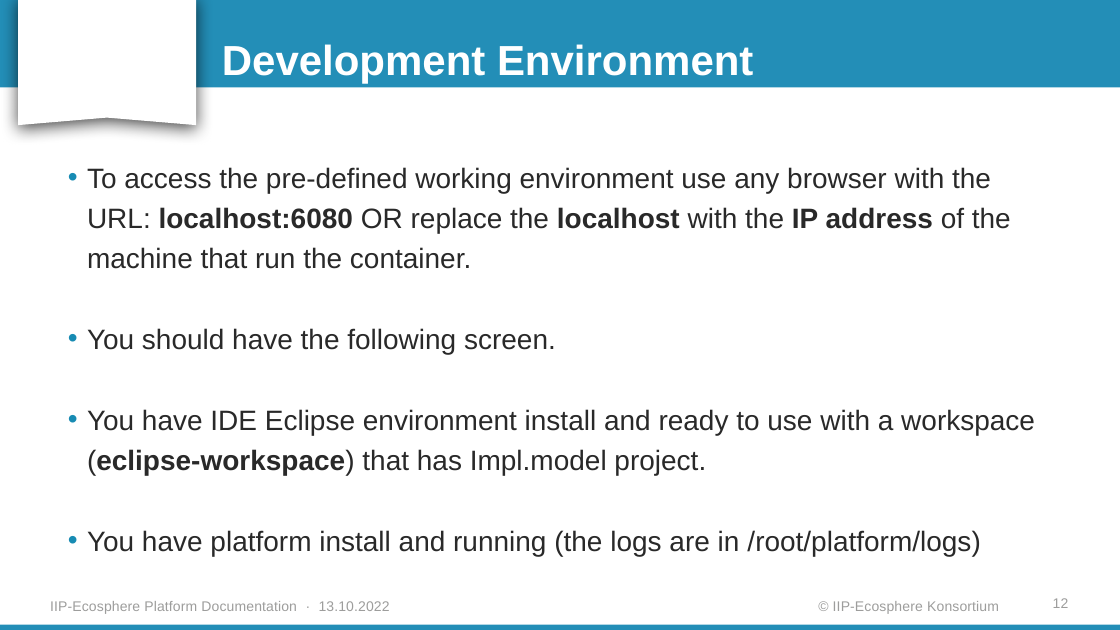
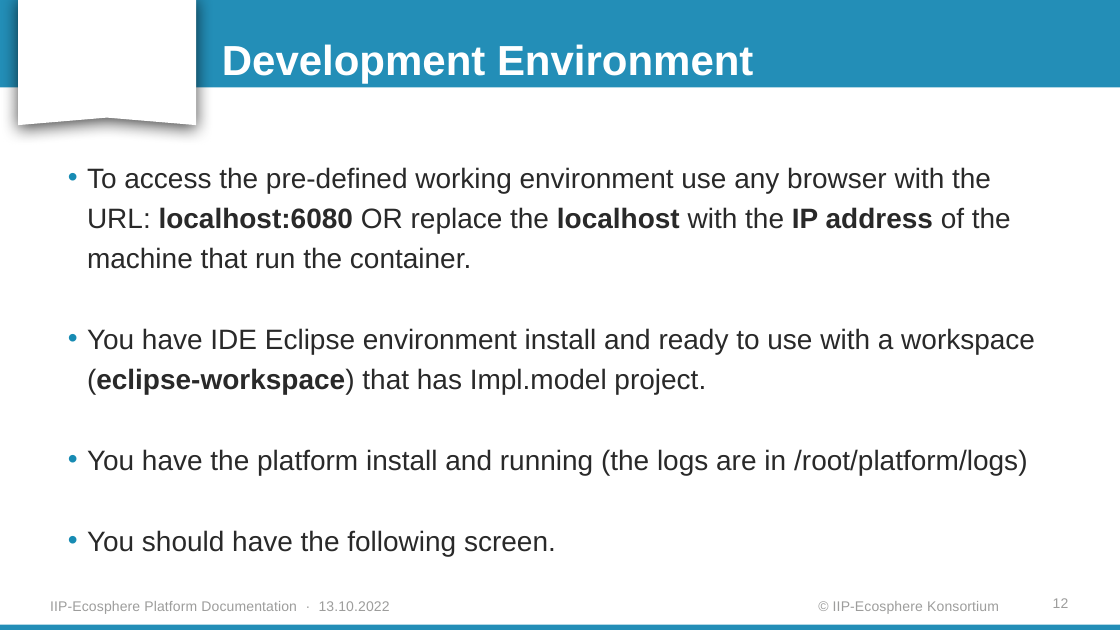
Before and after one commit to iip-ecosphere/platform, a slide deck: slide 12 of platform/documentation/Platform_Installation_Guide_for_Linux.pptx. Drawn at 1120x630 pixels with LibreOffice and Linux fonts; fonts in the diff are those of the drawing; background and template pictures are left out. Boxes give left, top, right and bottom in pixels: in the first picture for what was removed or moved away, otherwise in the second. Text is boxed around its words. In the diff, an @@ line names an element or a change of style, - is before the commit and + after.

```diff
--- a/platform/documentation/Platform_Installation_Guide_for_Linux.pptx
+++ b/platform/documentation/Platform_Installation_Guide_for_Linux.pptx
@@ text at bbox=[87, 328, 1035, 475]: paragraphs added @@
+• You have IDE Eclipse environment install and ready to use with a workspace (eclipse-workspace) that has Impl.model project.
+• You have the platform install and running (the logs are in /root/platform/logs)
@@ text at bbox=[87, 409, 1035, 556]: paragraphs removed @@
-• You have IDE Eclipse environment install and ready to use with a workspace (eclipse-workspace) that has Impl.model project.
-• You have platform install and running (the logs are in /root/platform/logs)
```
Also in this commit, not shown: 3 other slides changed, 3 other files.
